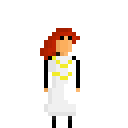
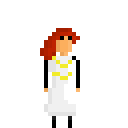
Comparing the layer stacks of the two 128px x 128px images. Changes:
painted on "Background" over [48, 52, 60, 60]
